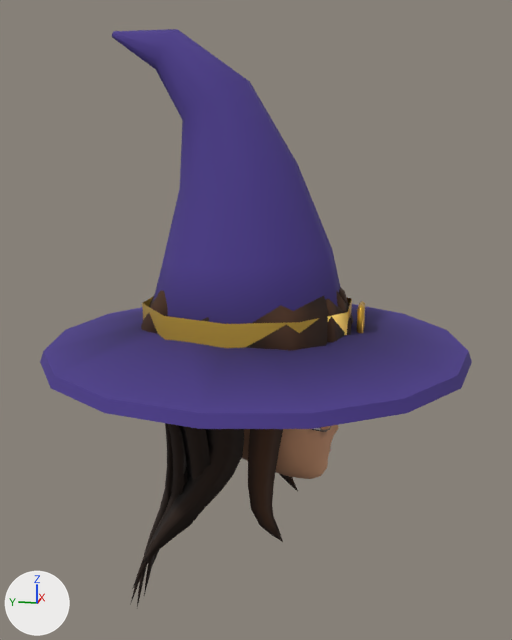
Before and after pictures for a commit that changed the glTF model assets/models/gear/h_wizard_f.glb.
One viewpoint serves both versions: a 50 mm camera at (-0.886, -0.177, 1.895) aimed at (0.01, 0.002, 1.671). Arrows for +X, +Y and +Z are at lower left; the lights stay in place. The older version comes first. Where no turn or scale is listed for an object, it has been applied to the vertices. Vertices at exactly the same position are counted once.

Objects in the first picture: 'HairFrame', 'HairLong', 'HairTop', 'HeadMesh', 'Wizard'.
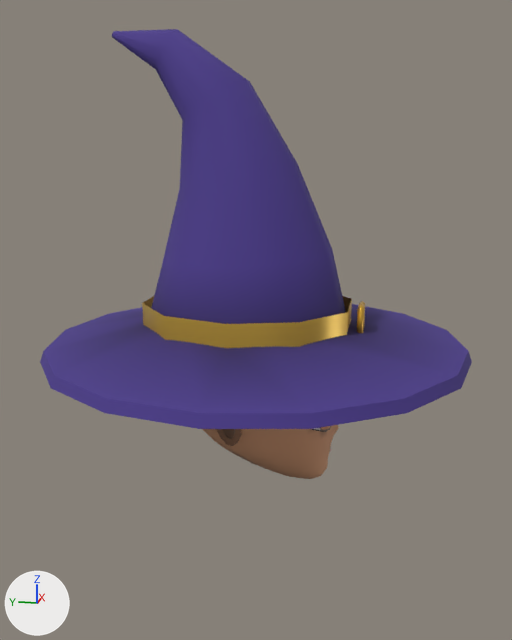
Pixel boxes (x1, y1, x2, y2) of what changed, in the pictures (512 x 640 px):
'HairLong', deleted: before (131, 423, 245, 607)
'HairTop', deleted: before (141, 287, 354, 351)
'HairFrame', deleted: before (248, 429, 298, 542)
part 1 of me_headmesh_013, recoloured: before (243, 429, 289, 458); after (202, 429, 289, 464)
part 2 of me_headmesh_013, recoloured: after (226, 449, 274, 472)
part 3 of me_headmesh_013, recoloured: before (276, 452, 296, 477); after (253, 451, 296, 477)
part 4 of me_headmesh_013, edited (looks the same): (277, 425, 339, 478) in both
part 5 of me_wizard, edited (looks the same): (44, 250, 468, 413) in both
part 6 of me_wizard, edited (looks the same): (48, 255, 466, 412) in both

What the commit changed:
me_headmesh_013 has 420 vertices, 836 faces and spans x -0.082..0.082, y -0.112..0.11, z 0.044..0.306.
me_headmesh_013 is used by ob_headmesh; location (0.0, 0.0, 1.415).
me_headmesh_013 part 1: 137 faces centred in x -0.08..0.08, y -0.039..0.105, z 0.086..0.191 are repainted in the vertex colours; the middle colour goes from grey #a6a6a6 to white #f8f8f8.
me_headmesh_013 part 2: 97 faces centred in x -0.08..0.08, y -0.059..0.108, z 0.054..0.302 are repainted in the vertex colours; the middle colour goes from grey #a2a2a2 to light grey #d1d1d1.
me_headmesh_013 part 3: 132 faces centred in x -0.073..0.073, y -0.105..-0.021, z 0.044..0.217 are repainted in the vertex colours; the middle colour goes from light grey #dadada to light grey #dfdfdf.
me_headmesh_013 part 4: 90 faces centred in x -0.074..0.074, y -0.108..-0.041, z 0.048..0.16 are repainted in the vertex colours; the middle colour goes from white #f6f6f6 to white #fcfcfc.
me_wizard has 168 vertices, 304 faces and spans x -0.275..0.275, y -0.275..0.275, z 0.218..0.617.
me_wizard is used by ob_wizard; location (0.0, 0.0, 1.415).
me_wizard part 5: 34 faces centred in x -0.217..0.217, y -0.218..0.224, z 0.226..0.315 are repainted in the vertex colours; the middle colour goes from grey #a4a4a4 to light grey #d9d9d9.
me_wizard part 6: 22 faces centred in x -0.161..0.168, y -0.169..0.183, z 0.248..0.279 are repainted in the vertex colours; the middle colour goes from grey #a2a2a2 to grey #adadad.
Object 'HairFrame' (ob_hairframe) is deleted.
Object 'HairLong' (ob_hairlong) is deleted.
Object 'HairTop' (ob_hairtop) is deleted.
